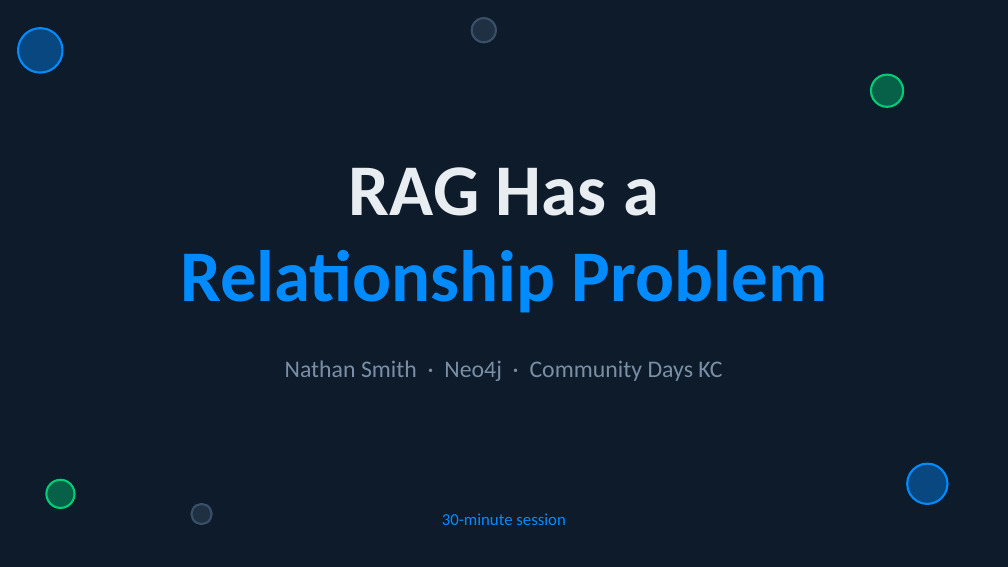
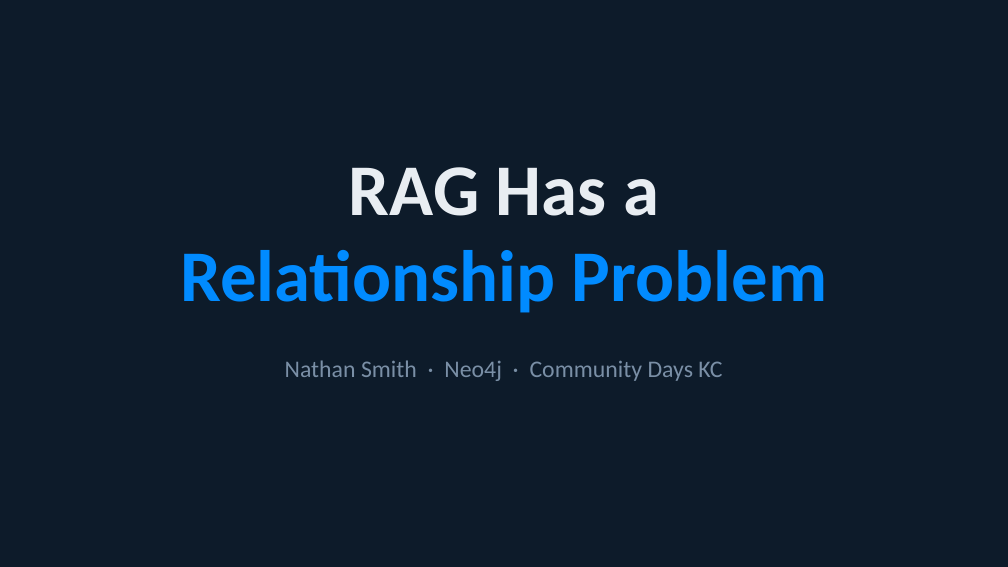
Before and after one commit to smithna/corps-of-discovery-graph-rag, a slide deck: slide 1 of docs/rag_relationship_problem.pptx. Drawn at 1008x567 pixels with LibreOffice and Linux fonts; fonts in the diff are those of the drawing. Boxes give left, top, right and bottom in pixels: in the first picture for what was removed or moved away, otherwise in the second. Text is boxed around its words. In the diff, an @@ line names an element or a change of style, - is before the commit and + after.

```diff
--- a/docs/rag_relationship_problem.pptx
+++ b/docs/rag_relationship_problem.pptx
@@ ellipse removed at (18,28,62,73) @@
@@ ellipse removed at (472,18,496,42) @@
@@ ellipse removed at (871,75,903,107) @@
@@ ellipse removed at (907,464,948,504) @@
@@ ellipse removed at (46,480,75,508) @@
@@ ellipse removed at (192,504,212,524) @@
@@ text removed at (442,513,566,525) @@
-30-minute session
```
Also in this commit, not shown: 10 other slides changed, 3 slides added, 3 slides removed.
